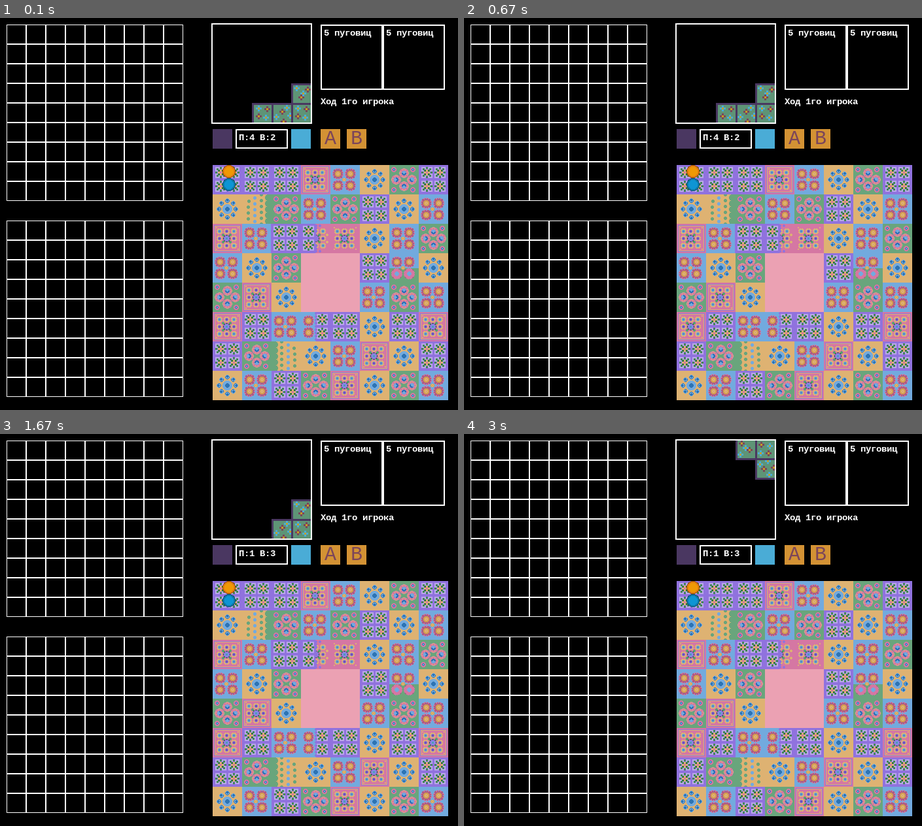
Above: before the commit, frames 1-4 (two rows, left to right).
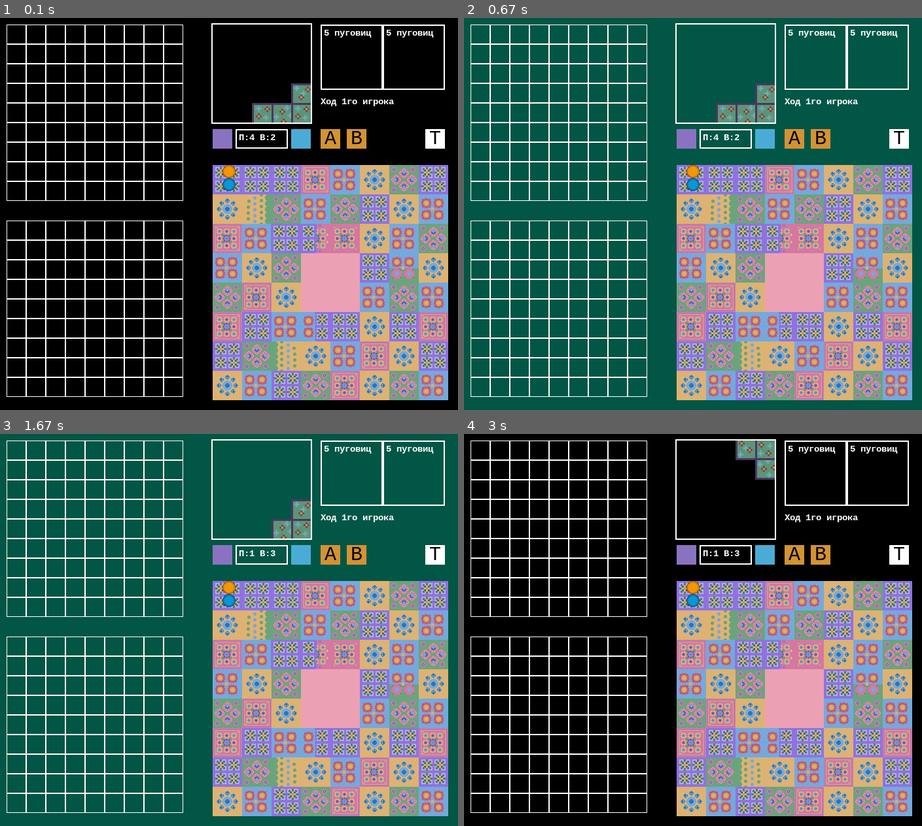
Above: after the commit, the same moments.

Repository: vprokhorova28/patchwork
Game: pygame game, started from Patchwork and pygame.py
Two runs of this game, one before a commit and one after it. Both use one fixed random seed, a clock stepped at 60 frames per second and the inputs below.
Inputs (mouse positions are in pixels of both pictures, inside the frame that each line leads up to):
- Up to frame 1 (0.1 s): no input
- Up to frame 2 (0.67 s): click (899, 139) at 0.38 s, where only the run after the commit has a clickable "T"
- Up to frame 3 (1.67 s): click (302, 555) at 0.72 s; click (302, 555) at 1.05 s
- Up to frame 4 (3 s): click (899, 555) at 2.38 s, where only the run after the commit has a clickable "T"; click (679, 563) at 2.72 s

The runs differ from the first frame. In frame 1, 0.5% of the frame differs, in the area x 46-98%, y 28-34%; in frame 2, 62%; in frame 3, 62%, in the area x 0-100%, y 0-100%; in frame 4, 0.5%.

Commit message:
6.2.1 можно менять тему!

Diff:
--- a/Patchwork and pygame.py
+++ b/Patchwork and pygame.py
@@ -6,8 +6,10 @@
 CONFIG_NUM = 4
 
 BLUE = (74, 172, 214)
+BLACK = (0, 0, 0)
+FOREST_GREEN = (2, 86, 69)
 GREEN = (94, 148, 118)
-PURPLE = (74, 55, 97)
+PURPLE = (138, 114, 193)
 RED = (123, 69, 90)
 WHITE = (255, 255, 255)
 YELLOW = (211, 146, 52)
@@ -96,7 +98,7 @@
         pygame.draw.rect(self.screen, self.color, (self.x, self.y, self.length, self.width))
         font_size = int(self.length// len(self.text))
         myFont = pygame.font.SysFont("Courier New", font_size)
-        myText = myFont.render(self.text, True, RED)
+        myText = myFont.render(self.text, True, BLACK)
         self.screen.blit(myText, ((self.x + self.length / 2) - myText.get_width() / 2, (self.y + self.width / 2) - myText.get_height() / 2))
 
     def is_pressed(self, mouse):
@@ -528,6 +530,7 @@
     pygame.init()
     size = width, height = 700, 600
     screen = pygame.display.set_mode(size)
+    background_color = BLACK
 
     token1 = TimeToken('жетон 1.bmp', 1)
     token2 = TimeToken('жетон 2.bmp', 2)
@@ -540,6 +543,7 @@
 
     btn_A = Button(screen, 490, 170, 30, 30, YELLOW, 'A')
     btn_B = Button(screen, 530, 170, 30, 30, YELLOW, 'B')
+    btn_theme = Button(screen, 650, 170, 30, 30, WHITE, 'T')
 
     qb1 = QuiltBoard(player1, width=BOARD_WIDTH, height=BOARD_HEIGHT, left=10, top=10, cell_size=30, dif=0)
     qb2 = QuiltBoard(player2, width=BOARD_WIDTH, height=BOARD_HEIGHT, left=10, top=10, cell_size=30, dif=300)
@@ -558,6 +562,8 @@
     # board_2.set_view(10, 10, 30)
 
     index = 0
+    theme_index = 0
+    theme_colors = [BLACK, FOREST_GREEN]
     image_configuration = 0
 
     filling_cells = False
@@ -573,6 +579,8 @@
                     index += 1
                 if f1 == 'rot':
                     image_configuration += 1
+                if btn_theme.is_pressed(event.pos):
+                    theme_index = (theme_index + 1) % 2
 
         image_configuration %= CONFIG_NUM
 
@@ -587,11 +595,12 @@
         if len(all_tiles) != 0:
             index %= len(all_tiles)
 
-        screen.fill((0, 0, 0))
+        screen.fill(theme_colors[theme_index])
 
         board.render()
         btn_A.draw()
         btn_B.draw()
+        btn_theme.draw()
         if filling_cells:
             for cell in qb1.filled_cells:
                 pygame.draw.rect(screen, GREEN, cell)
